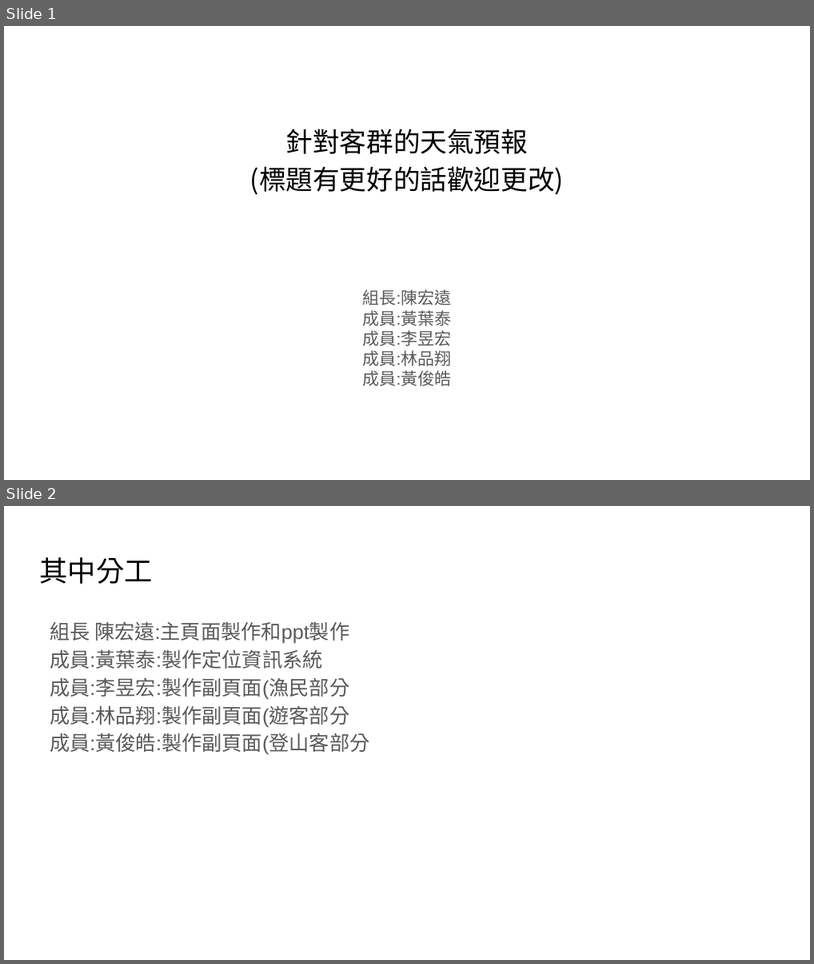
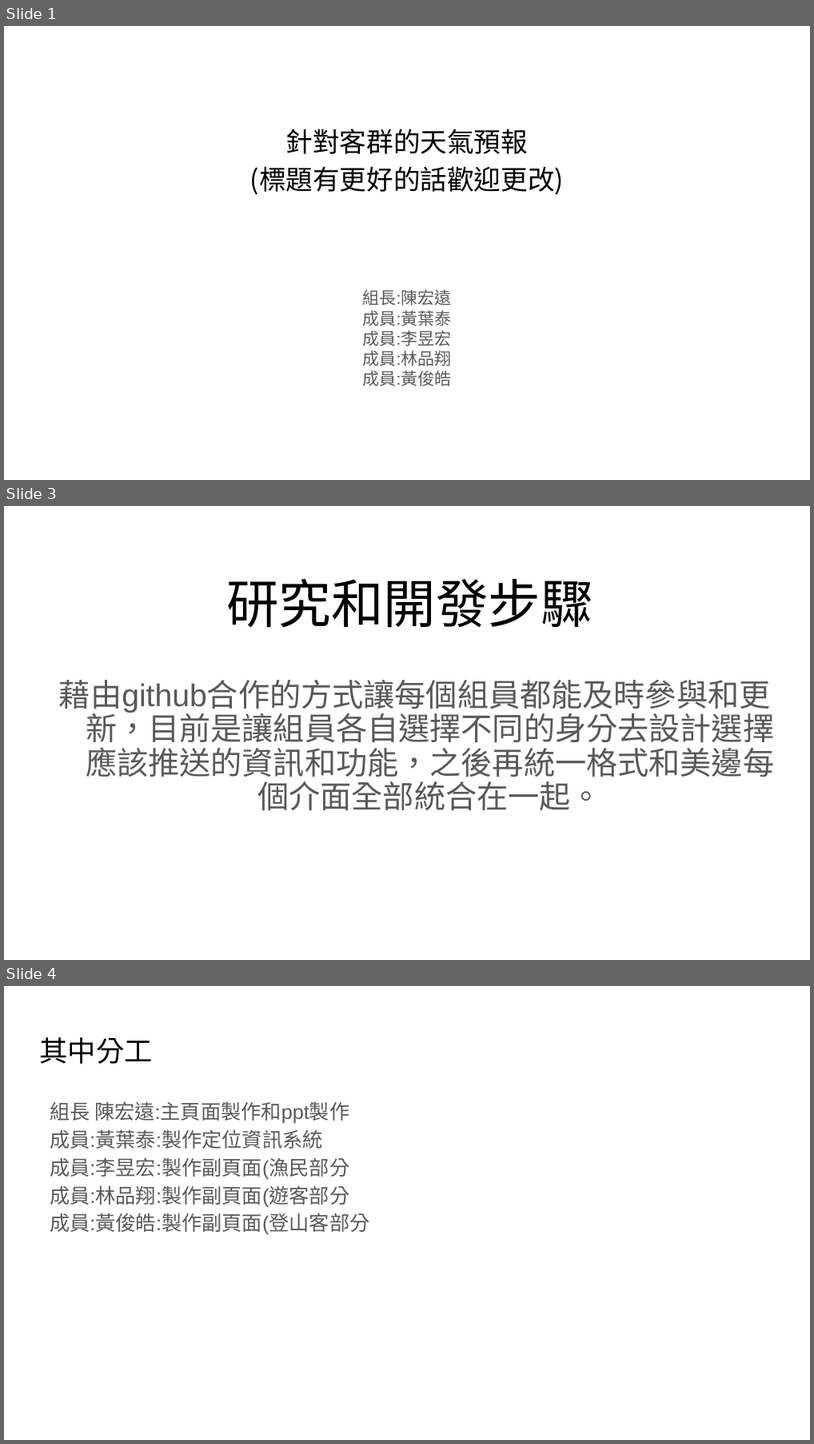
Before and after one commit to victor881212/weatherapp, a slide deck: 期中第六組.pptx. Shown one above the other, each under a label of ours: slides 1 and 2 before the commit, slides 1, 3 and 4 after it; the slides between them are not shown. The pictures are 814x964 and 814x1444 pixels, drawn with LibreOffice and Linux fonts; fonts in the diff are those of the drawing. Boxes give left, top, right and bottom in pixels: in the first picture for what was removed or moved away, otherwise in the second. Text is boxed around its words. In the diff, an @@ line names an element or a change of style, - is before the commit and + after.

```diff
--- a/期中第六組.pptx
+++ b/期中第六組.pptx
@@ slide 3 added at box(4, 506, 810, 960), background #FFFFFF @@
@@ title added at box(226, 579, 594, 628), 46.8 pt, text #000000 @@
+研究和開發步驟
@@ subtitle added at box(59, 680, 774, 810), 28 pt, text #595959 @@
+藉由github合作的方式讓每個組員都能及時參與和更新，目前是讓組員各自選擇不同的身分去設計選擇應該推送的資訊和功能，之後再統一格式和美邊每個介面全部統合在一起。
@@ what was slide 2 is now slide 4 @@
```
Also in this commit, not shown: 1 other slide added, 1 other file.
